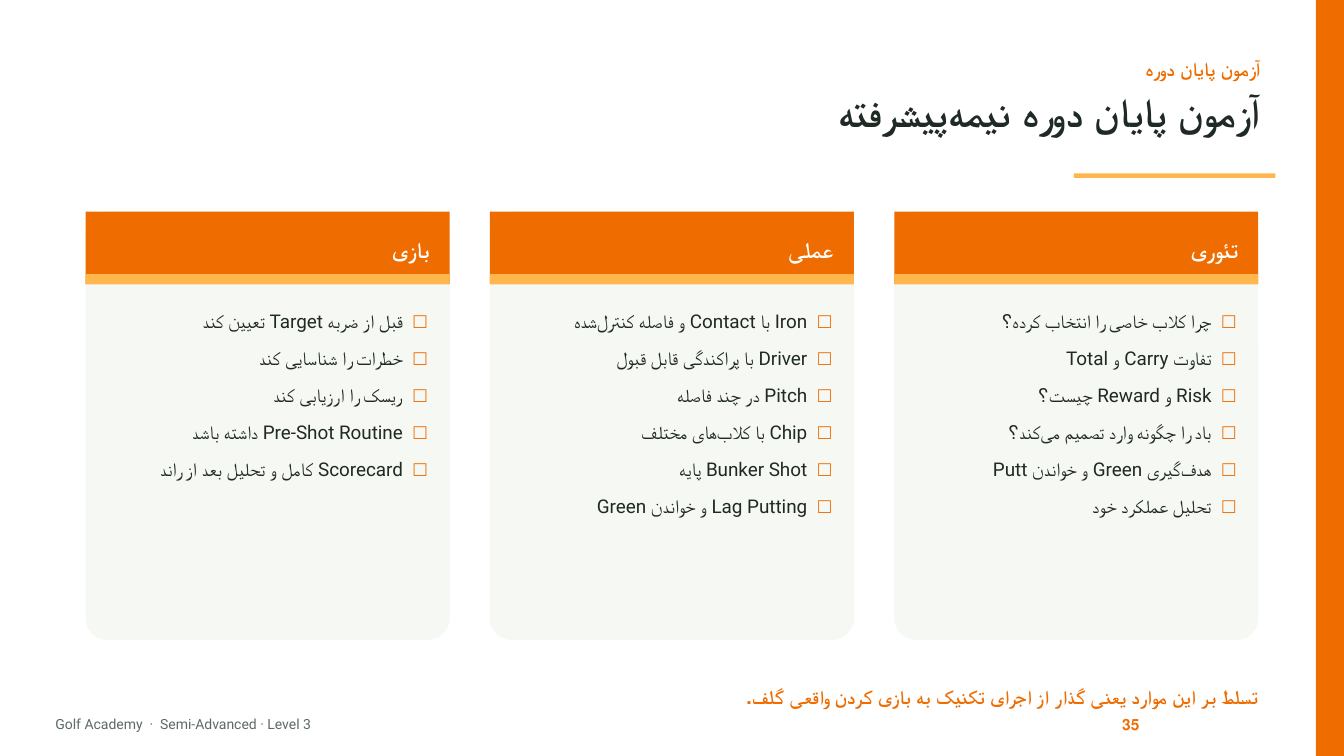
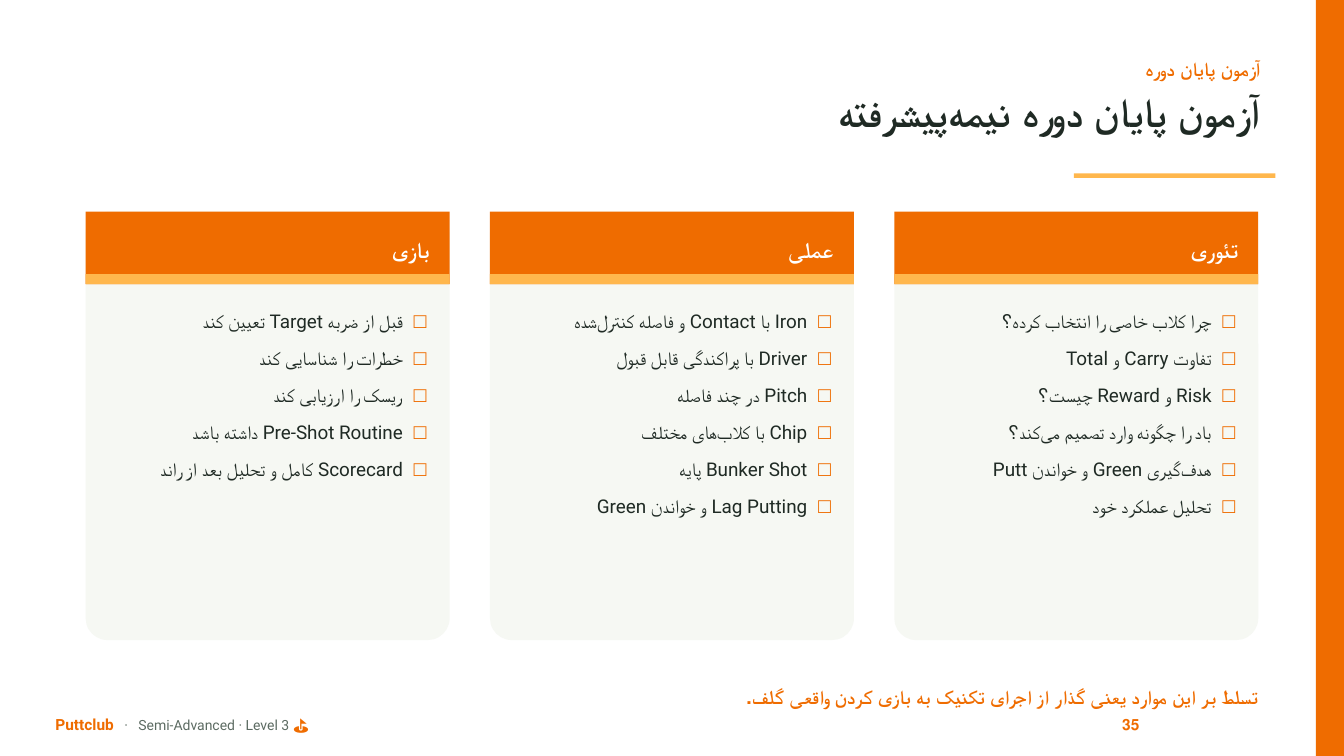
Before and after one commit to mvbabak556-bot/golf-academy-pro, a slide deck: slide 35 of presentations/03_دوره_نیمه‌پیشرفته_گلف.pptx. Drawn at 1344x756 pixels with LibreOffice and Linux fonts; fonts in the diff are those of the drawing. Boxes give left, top, right and bottom in pixels: in the first picture for what was removed or moved away, otherwise in the second. Text is boxed around its words. In the diff, an @@ line names an element or a change of style, - is before the commit and + after.

Commit message:
Upgrade decks: embed Vazirmatn font, add Puttclub branding and instructor Elham Talebi

```diff
--- a/presentations/03_دوره_نیمه‌پیشرفته_گلف.pptx
+++ b/presentations/03_دوره_نیمه‌پیشرفته_گلف.pptx
@@ text at bbox=[55, 718, 289, 730]: text changed @@
-Golf Academy · Semi-Advanced · Level 3
+⛳ Puttclub · Semi-Advanced · Level 3
```
Also in this commit, not shown: 36 other slides changed, 13 other files.
